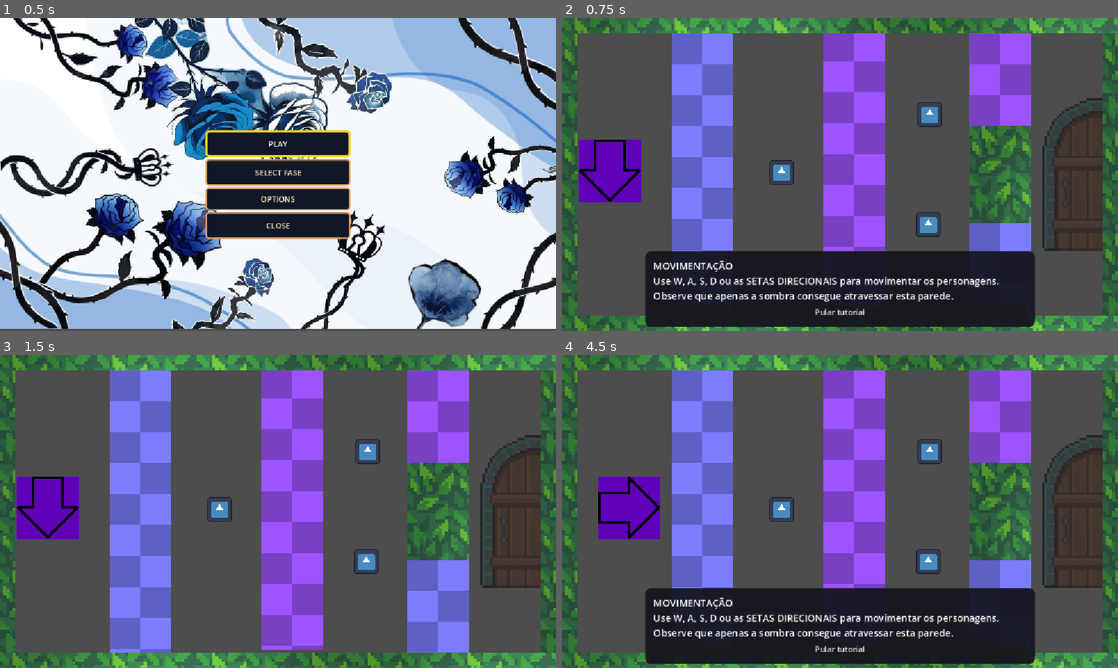
Above: before the commit, frames 1-4 (two rows, left to right).
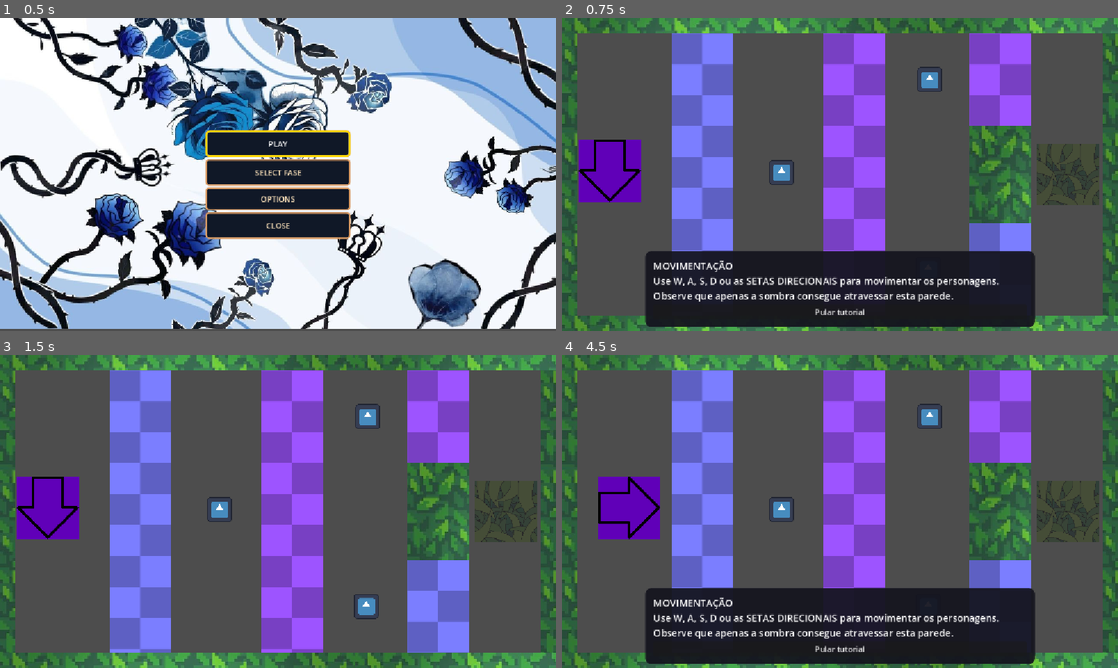
Above: after the commit, the same moments.

Repository: Equipe-Plasma/Switch-Shadow
Game: Godot game, scene res://menu/menu_principal/menu_principal.tscn
The game is run twice, just before and just after one commit, with the same random seed, the same clock (stepped at 60 frames per second) and the same inputs. The engine's default icon, where the game draws it, is replaced by a stand-in: a white triangle on a blue panel in a dark square.
Inputs:
- Up to frame 1 (0.5 s): no input
- Up to frame 2 (0.75 s): click "PLAY" at 0.5 s
- Up to frame 3 (1.5 s): click "Pular tutorial" at 1.25 s
- Up to frame 4 (4.5 s): tap Enter (proxima_fase) at 2 s; hold D (mover_direita) 2.03-2.78 s; hold Enter (proxima_fase) 2.03-2.78 s; hold S (mover_baixo) 2.78-3.5 s; tap Space (trocar_sombra) at 2.85, 4.25 s; click "PLAY" at 3.5 s; hold D (mover_direita) from 4.28 s (still down); tap Keypad Enter at 4.35 s

Frame 1 is identical in both runs. In frame 2, 4.4% of the frame differs, in the area x 47-98%, y 4-75%; in frame 3, 5.0%, in the area x 47-98%, y 4-96%; in frame 4, 4.4%.

Commit message:
saida fixes

Diff:
--- a/editor/portal_saida/portal_saida.tscn
+++ b/editor/portal_saida/portal_saida.tscn
@@ -1,16 +1,16 @@
 [gd_scene format=3 uid="uid://cdy22u33xic2q"]
 
 [ext_resource type="Script" uid="uid://6sbckhob24r6" path="res://editor/portal_saida/portal_saida.gd" id="1_yuagy"]
-[ext_resource type="Texture2D" uid="uid://b32sp70mwwplv" path="res://assets/outros/porta.jpg" id="2_8ydio"]
+[ext_resource type="Texture2D" uid="uid://bwtdvowg3y60u" path="res://assets/outros/saida.png" id="2_uu304"]
 
-[sub_resource type="CircleShape2D" id="CircleShape2D_g4v7s"]
-radius = 122.33152
+[sub_resource type="RectangleShape2D" id="RectangleShape2D_574sw"]
+size = Vector2(128, 128)
 
 [node name="PortalSaida" type="Area2D" unique_id=1057710737]
 script = ExtResource("1_yuagy")
 
 [node name="Sprite2D" type="Sprite2D" parent="." unique_id=969890592]
-texture = ExtResource("2_8ydio")
+texture = ExtResource("2_uu304")
 
 [node name="CollisionShape2D" type="CollisionShape2D" parent="." unique_id=918540262]
-shape = SubResource("CircleShape2D_g4v7s")
+shape = SubResource("RectangleShape2D_574sw")
--- a/fase/fase 1/fase_1.tscn
+++ b/fase/fase 1/fase_1.tscn
@@ -31,7 +31,7 @@
 tamanho = Vector2(128, 584)
 
 [node name="ParedeBloqueiaSombra" parent="." unique_id=1779242448 instance=ExtResource("5_8t630")]
-position = Vector2(605, 318)
+position = Vector2(605, 324)
 tamanho = Vector2(128, 584)
 
 [node name="ParedeBloqueiaPlayer2" parent="." unique_id=1151557831 instance=ExtResource("4_ge8mc")]
@@ -42,15 +42,15 @@
 position = Vector2(455, 320)
 
 [node name="Item2" parent="." unique_id=1003667387 instance=ExtResource("10_0r7j3")]
-position = Vector2(759, 428)
+position = Vector2(759, 520)
 
 [node name="Item3" parent="." unique_id=720673298 instance=ExtResource("10_0r7j3")]
-position = Vector2(762, 200)
+position = Vector2(762, 128)
 
 [node name="MenuPausa" parent="." unique_id=1672884906 instance=ExtResource("11_01sd7")]
 
 [node name="PortalSaida" parent="." unique_id=1057710737 instance=ExtResource("12_01sd7")]
-position = Vector2(1108, 324)
+position = Vector2(1048, 324)
 
 [node name="ParedeBloqueiaSombra2" parent="." unique_id=1022167895 instance=ExtResource("5_8t630")]
 position = Vector2(908, 128)
--- a/fase/fase 2/fase_2.tscn
+++ b/fase/fase 2/fase_2.tscn
@@ -29,7 +29,7 @@
 
 [node name="PortalSaida" parent="." unique_id=1057710737 instance=ExtResource("10_h04fk")]
 visibility_layer = 25
-position = Vector2(1009, 599)
+position = Vector2(1009, 552)
 
 [node name="Espinho" parent="." unique_id=1607689019 instance=ExtResource("12_xq10f")]
 position = Vector2(321, 96)
@@ -65,13 +65,13 @@
 position = Vector2(577.00006, 352.00003)
 tamanho = Vector2(384, 128)
 
-[node name="Item" parent="." unique_id=1168481889 groups=["itens"] instance=ExtResource("12_wvv7m")]
+[node name="Item" parent="." unique_id=1168481889 instance=ExtResource("12_wvv7m")]
 position = Vector2(145, 526)
 
-[node name="Item2" parent="." unique_id=1139266663 groups=["itens"] instance=ExtResource("12_wvv7m")]
+[node name="Item2" parent="." unique_id=1139266663 instance=ExtResource("12_wvv7m")]
 position = Vector2(580, 165)
 
-[node name="Item3" parent="." unique_id=105084357 groups=["itens"] instance=ExtResource("12_wvv7m")]
+[node name="Item3" parent="." unique_id=105084357 instance=ExtResource("12_wvv7m")]
 position = Vector2(1010, 94)
 
 [node name="Sombra" parent="." unique_id=1092208446 instance=ExtResource("2_wljo7")]
--- a/fase/fase 3/fase_3.tscn
+++ b/fase/fase 3/fase_3.tscn
@@ -65,18 +65,18 @@
 position = Vector2(992, 324.00003)
 tamanho = Vector2(256, 128)
 
-[node name="Item" parent="." unique_id=1168481889 groups=["itens"] instance=ExtResource("10_cckmw")]
+[node name="Item" parent="." unique_id=1168481889 instance=ExtResource("10_cckmw")]
 position = Vector2(160, 552)
 
-[node name="Item2" parent="." unique_id=1207616730 groups=["itens"] instance=ExtResource("10_cckmw")]
+[node name="Item2" parent="." unique_id=1207616730 instance=ExtResource("10_cckmw")]
 position = Vector2(1006, 96)
 
-[node name="Item3" parent="." unique_id=374578047 groups=["itens"] instance=ExtResource("10_cckmw")]
+[node name="Item3" parent="." unique_id=374578047 instance=ExtResource("10_cckmw")]
 position = Vector2(992, 513)
 
 [node name="PortalSaida" parent="." unique_id=1057710737 instance=ExtResource("11_ivr6t")]
 z_index = -1
-position = Vector2(160, 61)
+position = Vector2(160, 96)
 collision_mask = 3
 
 [node name="TelaVitoria" parent="." unique_id=62974723 instance=ExtResource("12_rnj18")]
--- a/fase/fase 4/fase_4.tscn
+++ b/fase/fase 4/fase_4.tscn
@@ -48,20 +48,20 @@
 
 [node name="Parede" parent="." unique_id=2073804678 instance=ExtResource("5_f4jru")]
 position = Vector2(466, 295)
-tamanho = Vector2(64, 229)
+tamanho = Vector2(64, 228)
 
-[node name="Item" parent="." unique_id=1168481889 groups=["itens"] instance=ExtResource("10_c6pif")]
+[node name="Item" parent="." unique_id=1168481889 instance=ExtResource("10_c6pif")]
 position = Vector2(96, 552)
 
-[node name="Item2" parent="." unique_id=1207616730 groups=["itens"] instance=ExtResource("10_c6pif")]
+[node name="Item2" parent="." unique_id=1207616730 instance=ExtResource("10_c6pif")]
 position = Vector2(1042, 159)
 
-[node name="Item3" parent="." unique_id=374578047 groups=["itens"] instance=ExtResource("10_c6pif")]
+[node name="Item3" parent="." unique_id=374578047 instance=ExtResource("10_c6pif")]
 position = Vector2(1044, 487)
 
 [node name="PortalSaida" parent="." unique_id=1057710737 instance=ExtResource("11_1j6hm")]
 z_index = -1
-position = Vector2(88, 85)
+position = Vector2(96, 96)
 collision_mask = 3
 
 [node name="TelaVitoria" parent="." unique_id=62974723 instance=ExtResource("12_yh2do")]
@@ -85,18 +85,18 @@
 
 [node name="Parede2" parent="." unique_id=1532077451 instance=ExtResource("5_f4jru")]
 position = Vector2(687, 295)
-tamanho = Vector2(64, 229)
+tamanho = Vector2(64, 228)
 
 [node name="Espinho6" parent="." unique_id=1189106357 instance=ExtResource("11_m8htq")]
-position = Vector2(96, 419)
+position = Vector2(96, 371)
 tipo = 1
 
 [node name="Espinho7" parent="." unique_id=1838901400 instance=ExtResource("11_m8htq")]
-position = Vector2(229, 419)
+position = Vector2(277, 371)
 tipo = 1
 
 [node name="Espinho8" parent="." unique_id=1873589119 instance=ExtResource("11_m8htq")]
-position = Vector2(229, 552)
+position = Vector2(277, 552)
 tipo = 1
 
 [node name="ParedeBloqueiaPlayer" parent="." unique_id=87217196 instance=ExtResource("9_k1xjg")]
--- a/fase/fase 5/fase_5.tscn
+++ b/fase/fase 5/fase_5.tscn
@@ -43,18 +43,18 @@
 [node name="Sombra_reversa" parent="." unique_id=1092208446 instance=ExtResource("7_f6h7u")]
 position = Vector2(161, 462)
 
-[node name="Item" parent="." unique_id=1168481889 groups=["itens"] instance=ExtResource("8_honrr")]
+[node name="Item" parent="." unique_id=1168481889 instance=ExtResource("8_honrr")]
 position = Vector2(161, 233)
 
-[node name="Item2" parent="." unique_id=1207616730 groups=["itens"] instance=ExtResource("8_honrr")]
+[node name="Item2" parent="." unique_id=1207616730 instance=ExtResource("8_honrr")]
 position = Vector2(673, 156)
 
-[node name="Item3" parent="." unique_id=374578047 groups=["itens"] instance=ExtResource("8_honrr")]
+[node name="Item3" parent="." unique_id=374578047 instance=ExtResource("8_honrr")]
 position = Vector2(1028, 156)
 
 [node name="PortalSaida" parent="." unique_id=1057710737 instance=ExtResource("9_r1gxp")]
 z_index = -1
-position = Vector2(160, 21)
+position = Vector2(160, 96)
 collision_mask = 3
 
 [node name="TelaVitoria" parent="." unique_id=62974723 instance=ExtResource("10_hg4oe")]
--- a/fase/fase 6/fase_6.tscn
+++ b/fase/fase 6/fase_6.tscn
@@ -38,7 +38,7 @@
 [node name="MenuPausa" parent="." unique_id=1672884906 instance=ExtResource("9_rtdl4")]
 
 [node name="PortalSaida" parent="." unique_id=1057710737 instance=ExtResource("10_cpu0a")]
-position = Vector2(1108, 324)
+position = Vector2(1056, 324)
 
 [node name="ParedeSuperior" parent="." unique_id=925734375 instance=ExtResource("11_r8jtf")]
 position = Vector2(576, 16)
@@ -62,6 +62,7 @@
 
 [node name="ParedeAlternada" parent="." unique_id=1392753472 instance=ExtResource("10_djctm")]
 position = Vector2(316, 486)
+collision_layer = 17
 estado_atual = 1
 tamanho = Vector2(64, 260)
 
@@ -83,6 +84,7 @@
 
 [node name="ParedeAlternada5" parent="." unique_id=1583242484 instance=ExtResource("10_djctm")]
 position = Vector2(836, 178)
+collision_layer = 17
 estado_atual = 1
 tamanho = Vector2(64, 292)
 
Binary file added: assets/outros/saida.png
Not shown, added: assets/outros/saida.png.import
